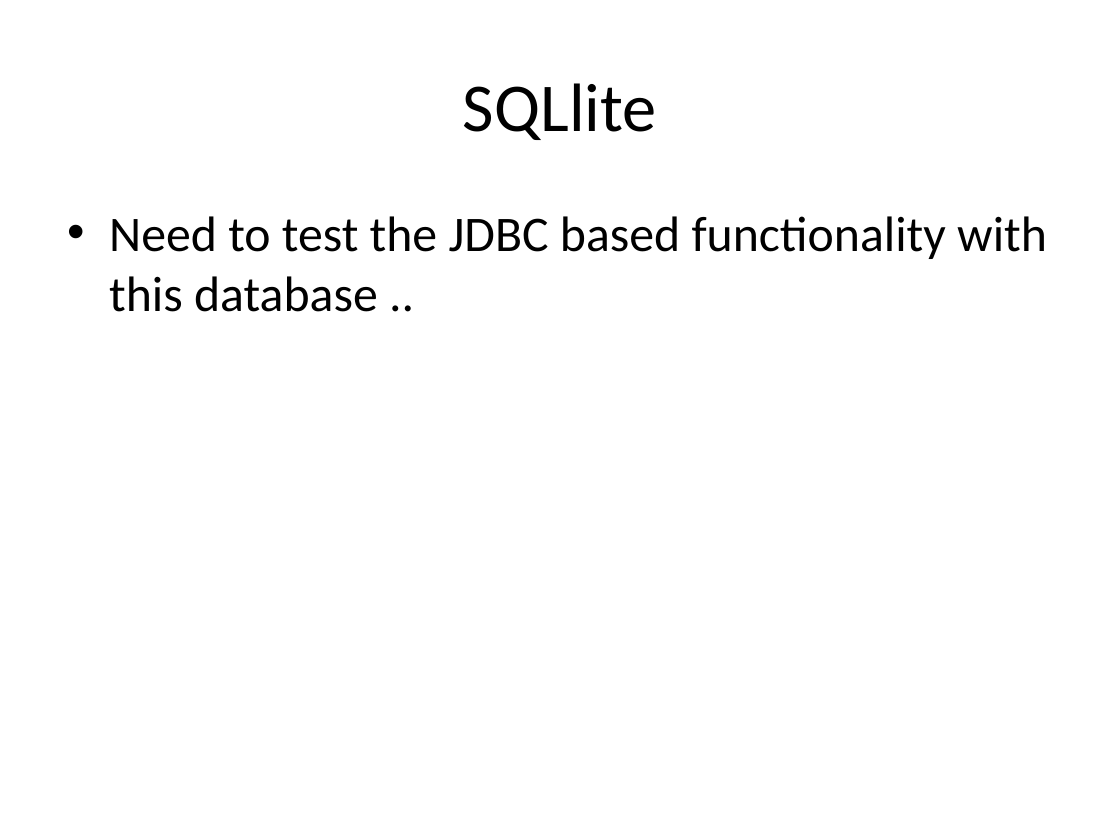
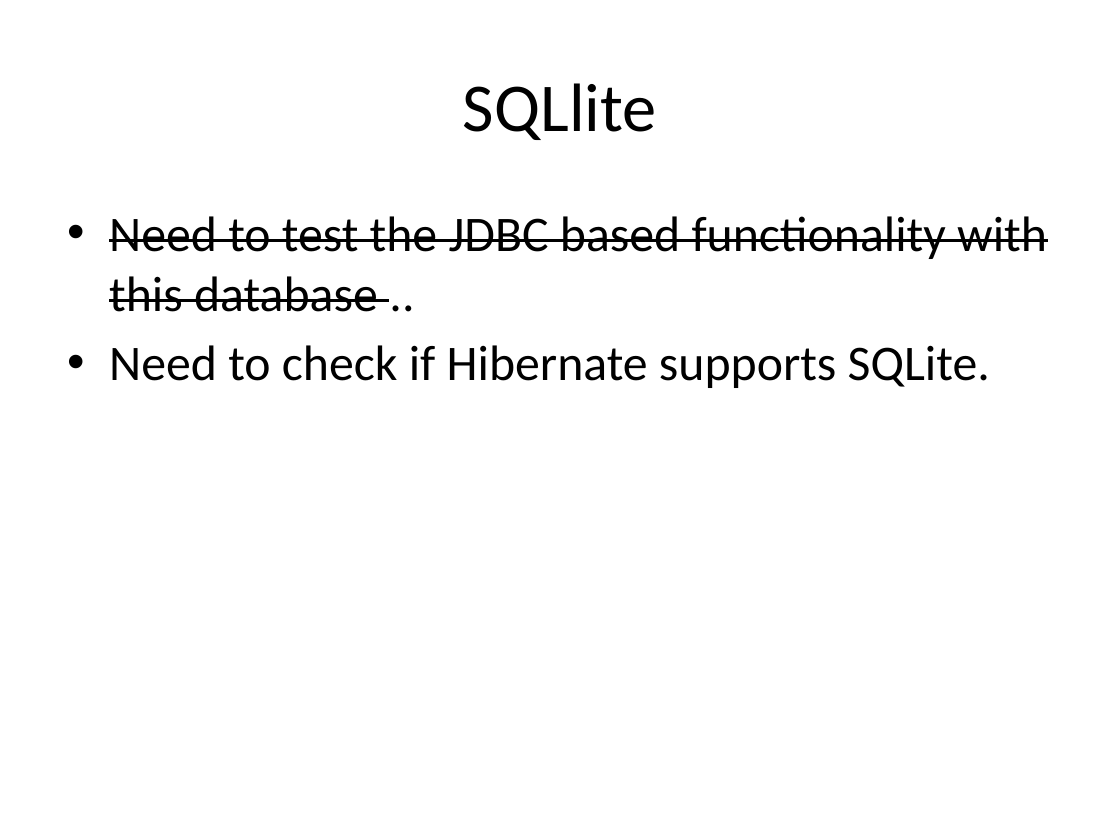
Before and after one commit to DebSreerekha/TODOManagementSystem, a slide deck: slide 8 of TODO_Management_System.pptx. Drawn at 1120x840 pixels with LibreOffice and Linux fonts; fonts in the diff are those of the drawing. Boxes give left, top, right and bottom in pixels: in the first picture for what was removed or moved away, otherwise in the second. Text is boxed around its words. In the diff, an @@ line names an element or a change of style, - is before the commit and + after.

```diff
--- a/TODO_Management_System.pptx
+++ b/TODO_Management_System.pptx
@@ text at (109,216,1047,312): strikethrough on in "Need to test the JDBC based functionality ..." @@
@@ text at (109,345,990,388): paragraph added @@
+• Need to check if Hibernate supports SQLite.
```
Also in this commit, not shown: 5 slides added.
